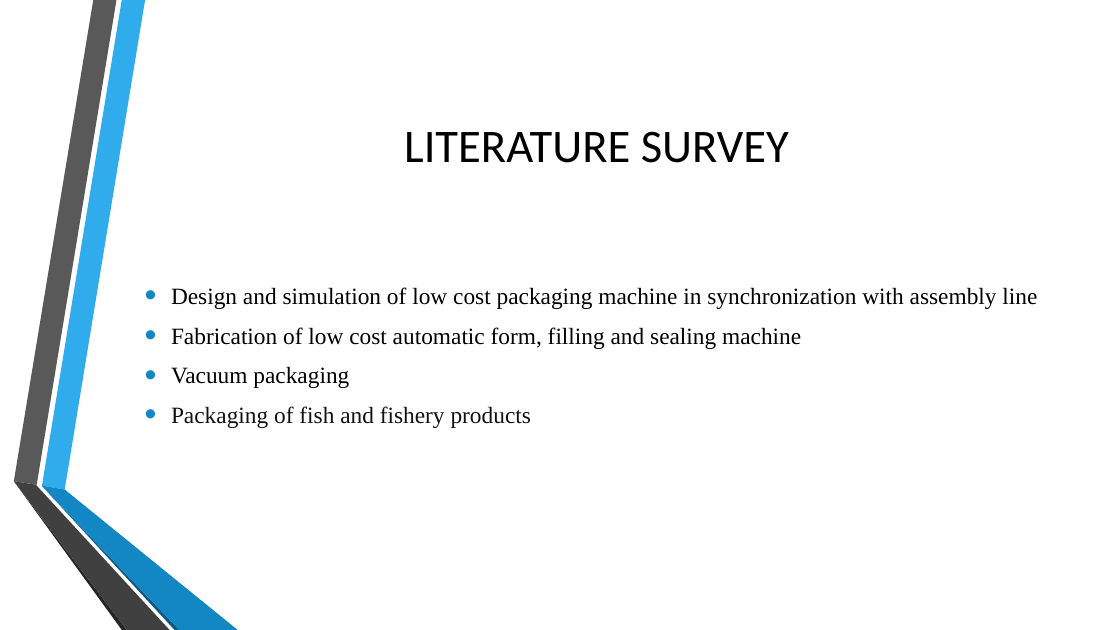
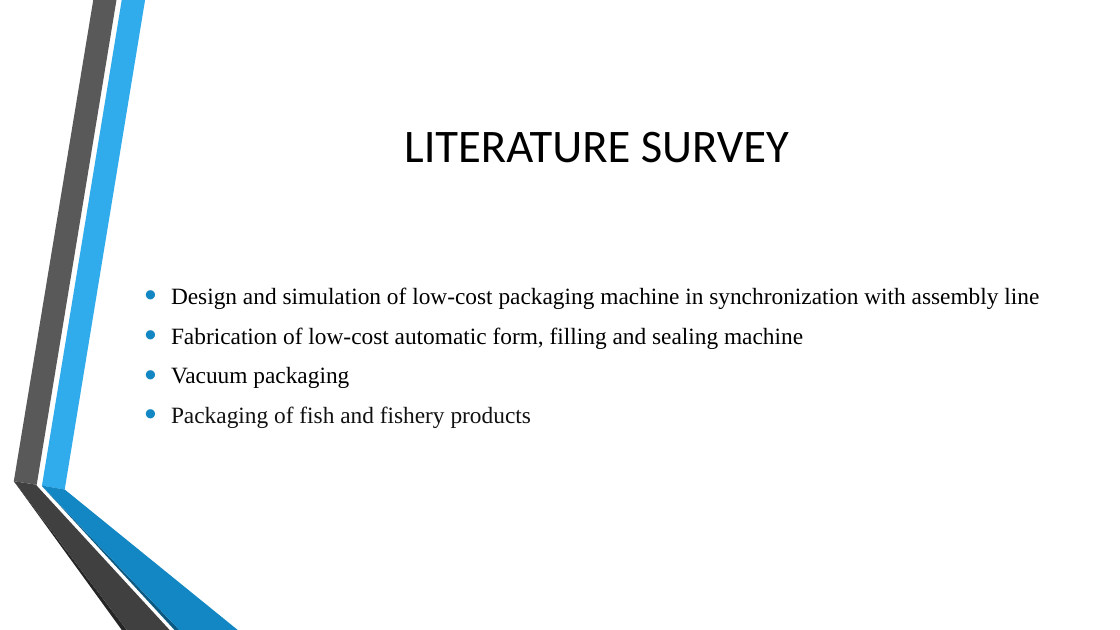
Before and after one commit to Anushak19/Packaging-and-Unitization, a slide deck: slide 3 of packing and unitization.pptx. Drawn at 1120x630 pixels with LibreOffice and Linux fonts; fonts in the diff are those of the drawing; background and template pictures are left out. Boxes give left, top, right and bottom in pixels: in the first picture for what was removed or moved away, otherwise in the second. Text is boxed around its words. In the diff, an @@ line names an element or a change of style, - is before the commit and + after.

```diff
--- a/packing and unitization.pptx
+++ b/packing and unitization.pptx
@@ text at [171, 287, 1039, 349]: text changed @@
-• Design and simulation of low cost packaging machine in synchronization with assembly line
-• Fabrication of low cost automatic form, filling and sealing machine
+• Design and simulation of low-cost packaging machine in synchronization with assembly line
+• Fabrication of low-cost automatic form, filling and sealing machine
```
Also in this commit, not shown: 1 other slide changed, 1 slide added.
